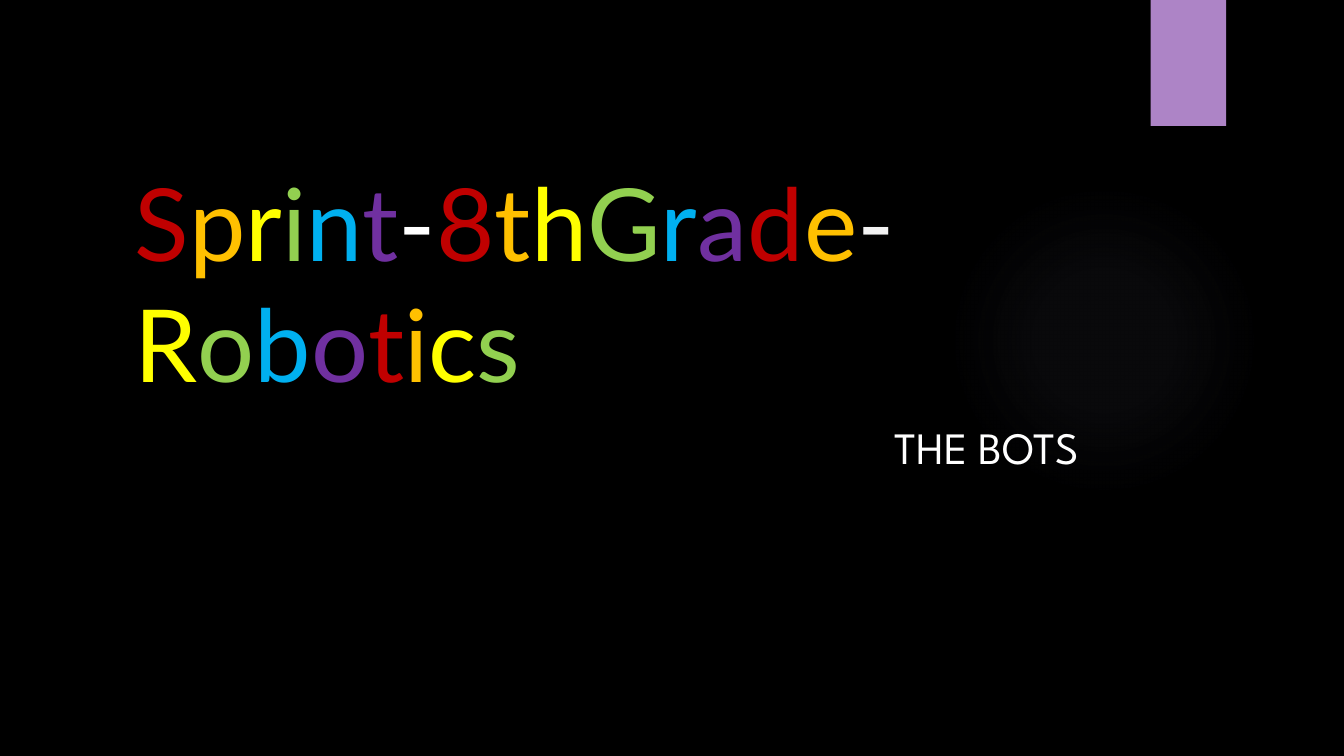
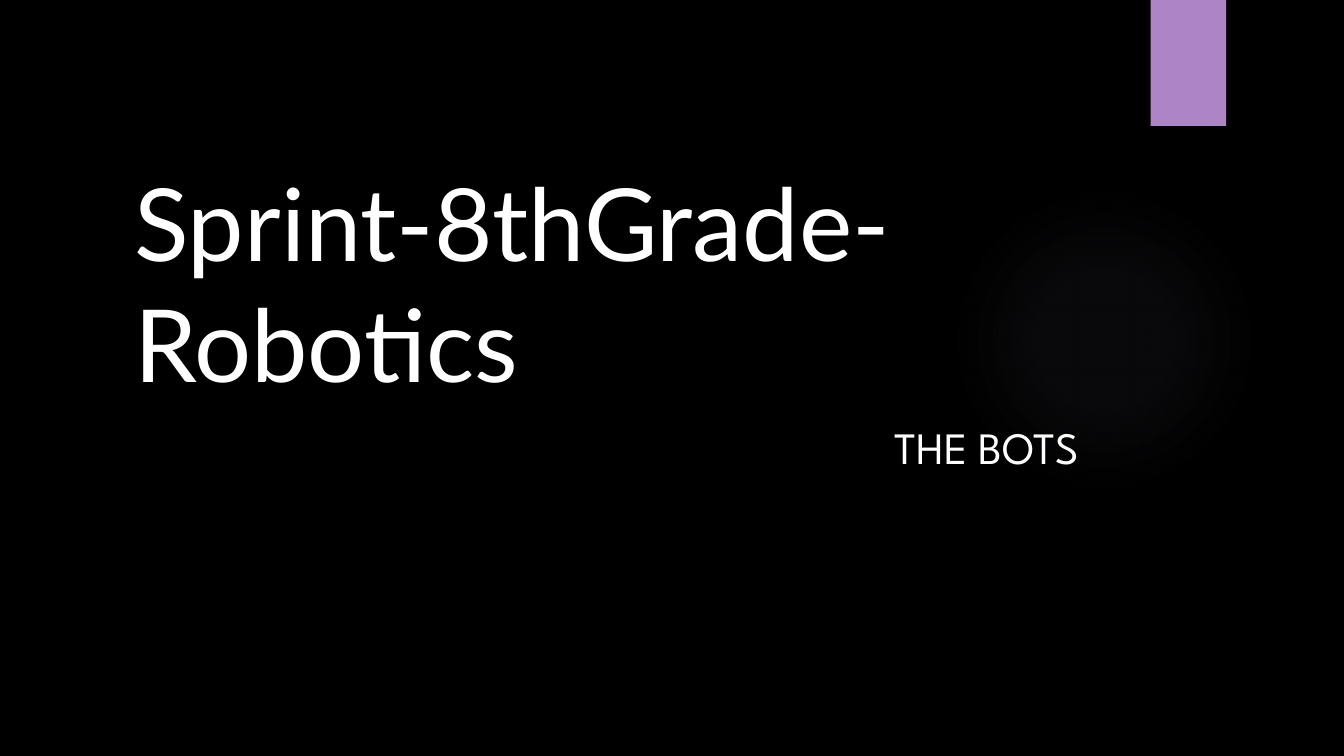
Before and after one commit to MMShavov22/Project-Robotics, a slide deck: slide 1 of documentation/Presentation.pptx. Drawn at 1344x756 pixels with LibreOffice and Linux fonts; fonts in the diff are those of the drawing; background and template pictures are left out. Boxes give left, top, right and bottom in pixels: in the first picture for what was removed or moved away, otherwise in the second. Text is boxed around its words. In the diff, an @@ line names an element or a change of style, - is before the commit and + after.

```diff
--- a/documentation/Presentation.pptx
+++ b/documentation/Presentation.pptx
@@ title "Sprint-8thGrade-Robotics" at box(134, 186, 889, 383): text colour #C00000 to #FFFFFF, text colour #FFC000 to #FFFFFF, text colour #FFFF00 to #FFFFFF, text colour #92D050 to #FFFFFF, text colour #00B0F0 to #FFFFFF, text colour #7030A0 to #FFFFFF, text colour #F2F2F2 to #FFFFFF in "Sprint-8thGrade-Robotics" @@
```
Also in this commit, not shown: 1 other slide changed.
